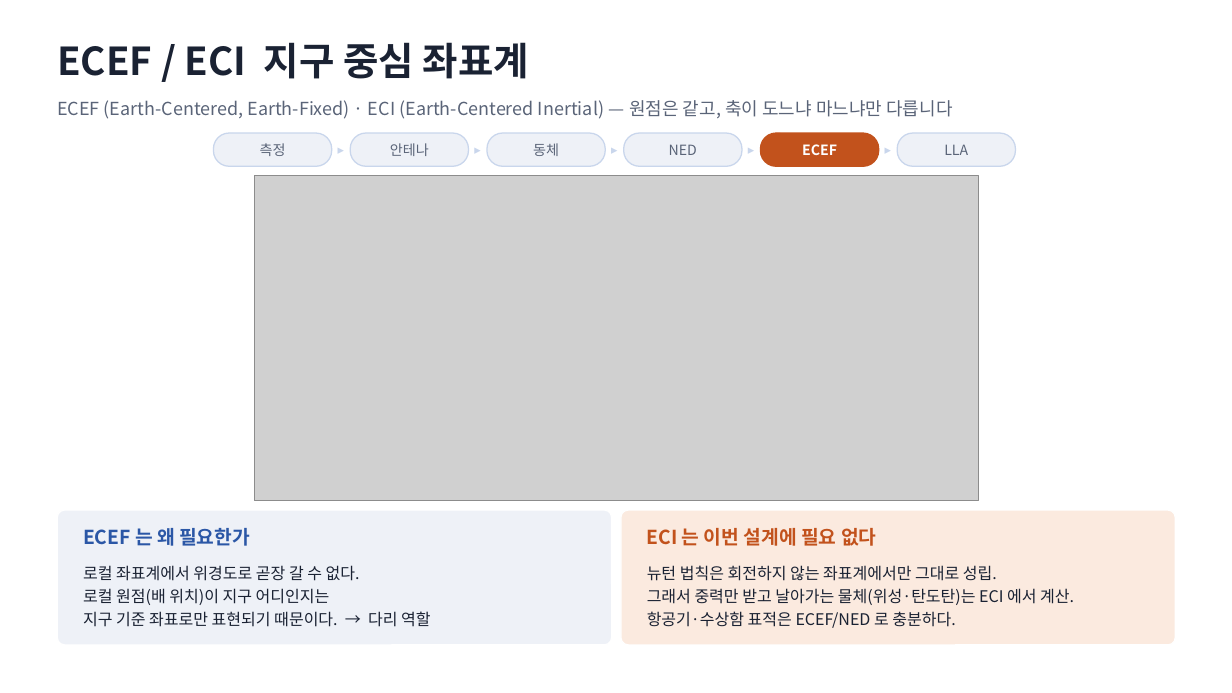
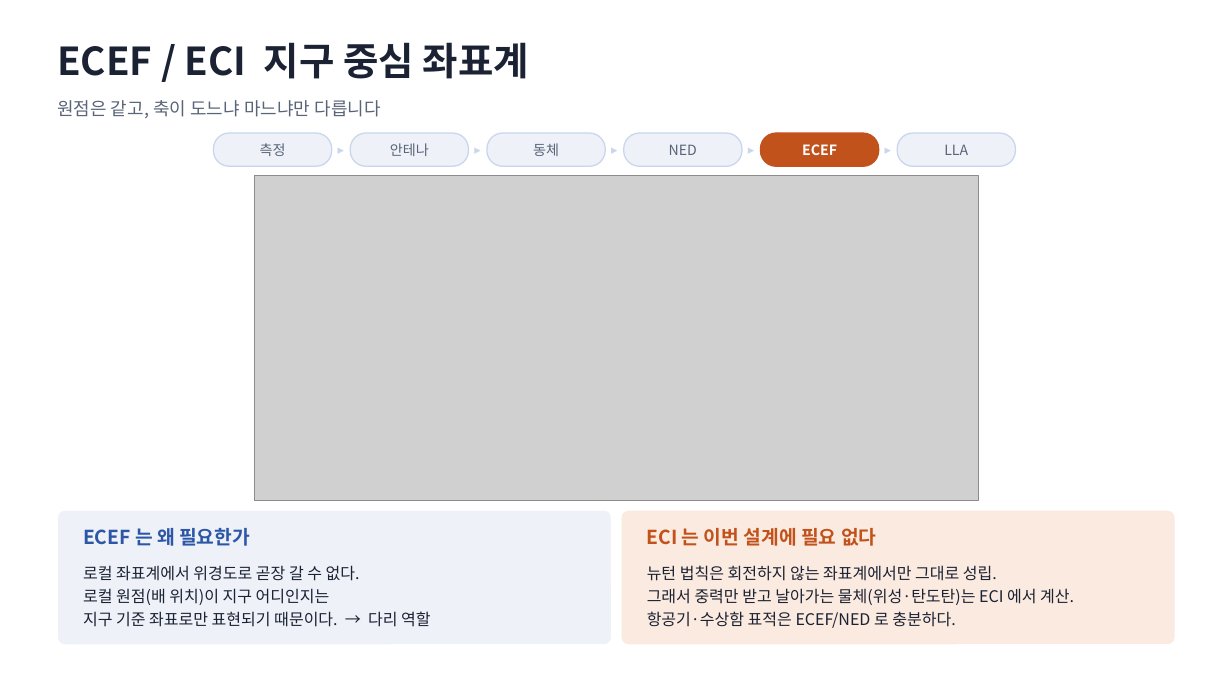
Before and after one commit to harley-hwan/IpcProc, a slide deck: slide 18 of Part2_CoordFrames/ref/산출물/Chapter2_coordinate_systems.pptx. Drawn at 1232x693 pixels with LibreOffice and Linux fonts; fonts in the diff are those of the drawing; grey boxes stand for pictures. Boxes give left, top, right and bottom in pixels: in the first picture for what was removed or moved away, otherwise in the second. Text is boxed around its words. In the diff, an @@ line names an element or a change of style, - is before the commit and + after.

```diff
--- a/Part2_CoordFrames/ref/산출물/Chapter2_coordinate_systems.pptx
+++ b/Part2_CoordFrames/ref/산출물/Chapter2_coordinate_systems.pptx
@@ text at [57,100,380,118]: text changed @@
-ECEF (Earth-Centered, Earth-Fixed) · ECI (Earth-Centered Inertial) — 원점은 같고, 축이 도느냐 마느냐만 다릅니다
+원점은 같고, 축이 도느냐 마느냐만 다릅니다
```
Also in this commit, not shown: 6 other slides changed, 8 other files.
